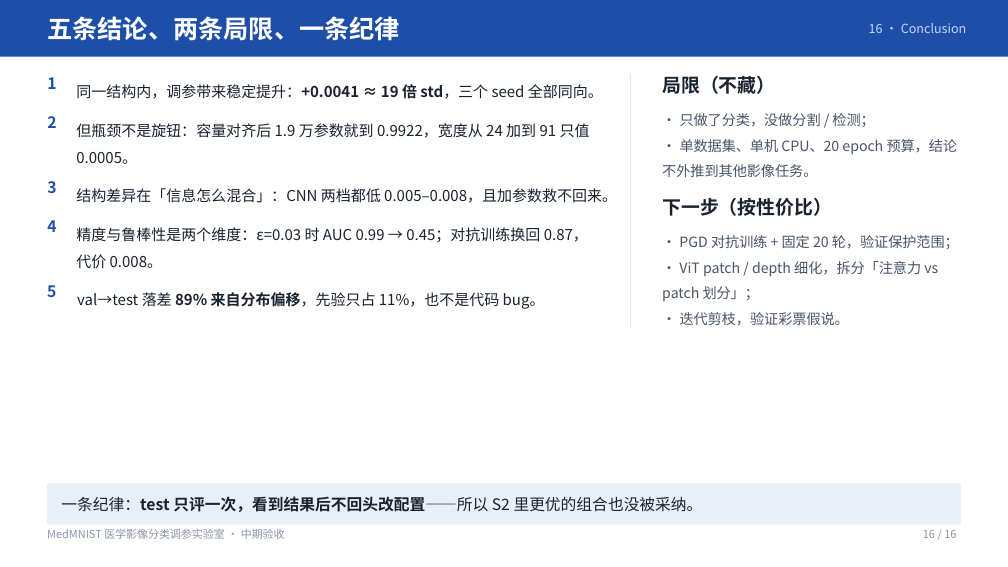
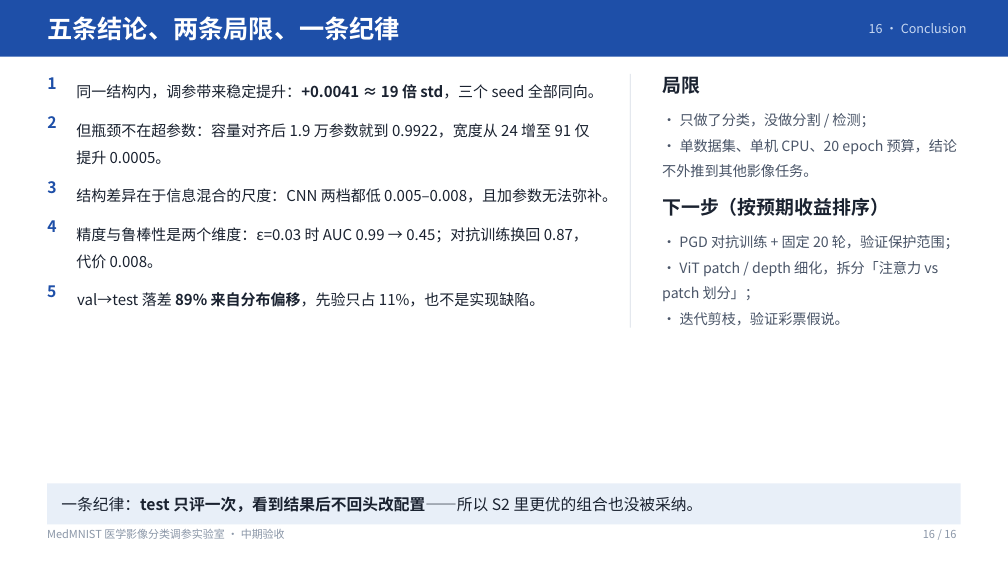
Before and after one commit to via453/medmnist-tuning-lab, a slide deck: slide 16 of MedMNIST调参实验室_汇报_学术版/MedMNIST调参实验室_汇报_学术版.pptx. Drawn at 1008x567 pixels with LibreOffice and Linux fonts; fonts in the diff are those of the drawing. Boxes give left, top, right and bottom in pixels: in the first picture for what was removed or moved away, otherwise in the second. Text is boxed around its words. In the diff, an @@ line names an element or a change of style, - is before the commit and + after.

```diff
--- a/MedMNIST调参实验室_汇报_学术版/MedMNIST调参实验室_汇报_学术版.pptx
+++ b/MedMNIST调参实验室_汇报_学术版/MedMNIST调参实验室_汇报_学术版.pptx
@@ text at (662, 77, 700, 94): text changed @@
-局限（不藏）
+局限
@@ text at (76, 123, 590, 165): text changed @@
-但瓶颈不是旋钮：容量对齐后 1.9 万参数就到 0.9922，宽度从 24 加到 91 只值 0.0005。
+但瓶颈不在超参数：容量对齐后 1.9 万参数就到 0.9922，宽度从 24 增至 91 仅提升 0.0005。
@@ text at (76, 188, 617, 203): text changed @@
-结构差异在「信息怎么混合」：CNN 两档都低 0.005–0.008，且加参数救不回来。
+结构差异在于信息混合的尺度：CNN 两档都低 0.005–0.008，且加参数无法弥补。
@@ text at (662, 198, 889, 216): text changed @@
-下一步（按性价比）
+下一步（按预期收益排序）
@@ text at (77, 292, 544, 307): text changed @@
-val→test 落差 89% 来自分布偏移，先验只占 11%，也不是代码 bug。
+val→test 落差 89% 来自分布偏移，先验只占 11%，也不是实现缺陷。
```
Also in this commit, not shown: 13 other slides changed, 40 other files.
